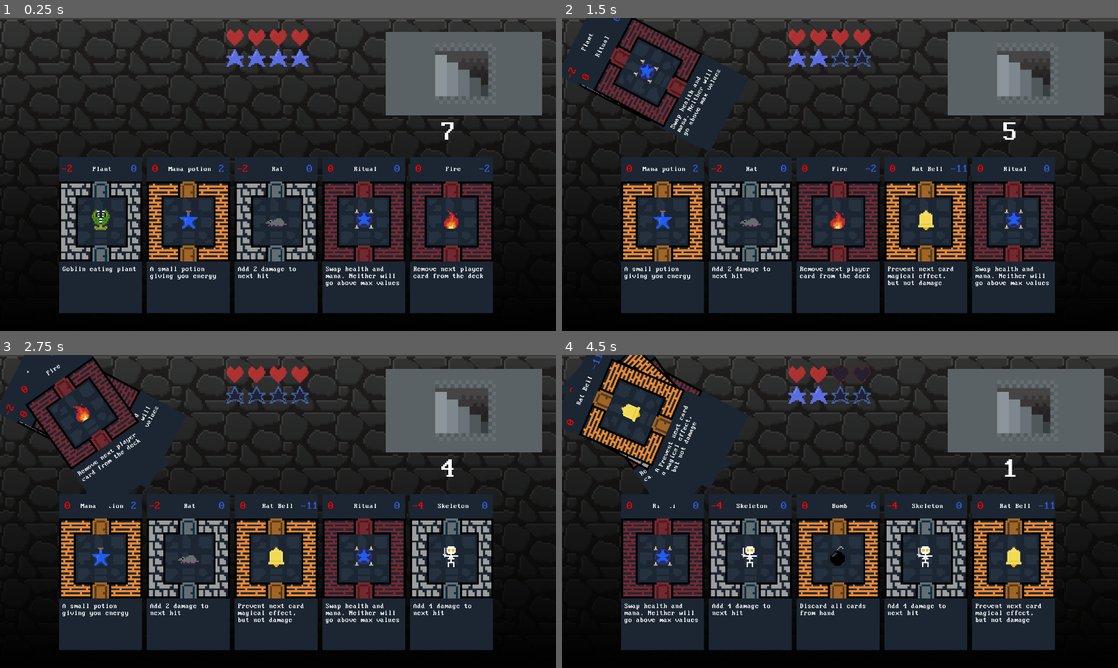
Above: before the commit, frames 1-4 (two rows, left to right).
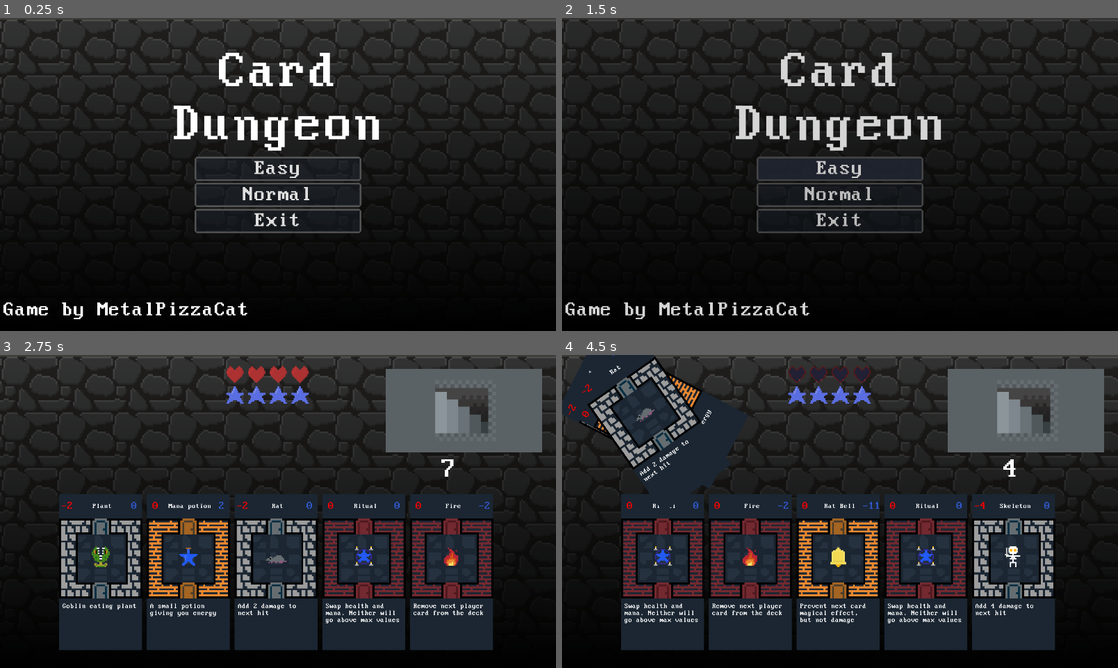
Above: after the commit, the same moments.

Repository: MetalPizzaCat/card-dungeon
Game: Godot game, scene res://scenes/main_menu.tscn
The game is run twice, just before and just after one commit, with the same random seed, the same clock (stepped at 60 frames per second) and the same inputs. Before the commit the project starts from res://scenes/dungeon.tscn.
Inputs (mouse positions are in pixels of both pictures, inside the frame that each line leads up to):
- Up to frame 1 (0.25 s): no input
- Up to frame 2 (1.5 s): click (662, 233) at 0.52 s; click (840, 168) at 1.25 s, where only the run after the commit has a clickable "Easy"
- Up to frame 3 (2.75 s): click (278, 505) at 2 s, where only the run after the commit has a clickable "Easy"
- Up to frame 4 (4.5 s): click (662, 570) at 2.77 s; click (662, 570) at 3.52 s; click (662, 570) at 4.27 s

The runs differ from the first frame. In frame 1, 41% of the frame differs, in the area x 0-98%, y 3-97%; in frame 2, 47%, in the area x 0-98%, y 0-97%; in frame 3, 13%; in frame 4, 11%.
Error after the commit: Cannot call method 'change_scene_to_packed' on a null value. (res://scenes/main_menu.gd:26)

Commit message:
add main menu

Diff:
--- /dev/null
+++ b/difficulties/easy.tres
@@ -0,0 +1,9 @@
+[gd_resource type="Resource" script_class="Difficulty" load_steps=2 format=3 uid="uid://dhjm8j1du734k"]
+
+[ext_resource type="Script" path="res://game/difficulty.gd" id="1_qxocb"]
+
+[resource]
+script = ExtResource("1_qxocb")
+name = "Easy"
+description = "Clear the deck 4 times, with plenty of items and few enemies"
+required_deck_clears = 4
--- /dev/null
+++ b/difficulties/normal.tres
@@ -0,0 +1,9 @@
+[gd_resource type="Resource" script_class="Difficulty" load_steps=2 format=3 uid="uid://cirr7njydwnsv"]
+
+[ext_resource type="Script" path="res://game/difficulty.gd" id="1_mve0c"]
+
+[resource]
+script = ExtResource("1_mve0c")
+name = "Normal"
+description = "Clear the deck 6 times, with new enemies and spells added"
+required_deck_clears = 6
--- /dev/null
+++ b/game/manager.gd
@@ -0,0 +1,4 @@
+extends  Node
+class_name Manager
+
+var difficulty : Difficulty = null
--- a/objects/difficulty_button.gd
+++ b/objects/difficulty_button.gd
@@ -5,7 +5,7 @@
 
 var difficulty : Difficulty:
     get:
-        return difficulty
+        return _difficulty
     set(value):
         _difficulty = value
         text = value.name
--- a/project.godot
+++ b/project.godot
@@ -11,9 +11,13 @@
 [application]
 
 config/name="CardDungeon"
-run/main_scene="res://scenes/dungeon.tscn"
+run/main_scene="res://scenes/main_menu.tscn"
 config/features=PackedStringArray("4.3", "Mobile")
 config/icon="res://icon.svg"
+
+[autoload]
+
+GameManager="*res://game/manager.gd"
 
 [display]
 
--- a/scenes/dungeon.gd
+++ b/scenes/dungeon.gd
@@ -20,6 +20,8 @@
 
 @onready var health_display: StatDisplay = $HealthDisplay
 @onready var mana_display: StatDisplay = $ManaDisplay
+
+@onready var manager : Manager = get_node("/root/GameManager")
 
 @onready var current_deck_size: int:
 	get:
@@ -50,6 +52,8 @@
 
 
 func _ready() -> void:
+	if manager.difficulty != null:
+		print("playing: %s" % manager.difficulty.name)
 	current_deck_size = deck_size
 	draw_initial_cards()
 	health_display.max_value = player.max_health
--- a/scenes/main_menu.gd
+++ b/scenes/main_menu.gd
@@ -1,8 +1,12 @@
 extends Control
 
 @export var difficulties : Array[Difficulty] = []
+@export var card_scene : PackedScene
 
-@onready var options_box : VBoxContainer = $OptionsContainer
+@onready var options_box : VBoxContainer = $OptionsContainer/DifficultyOptions
+
+@onready var manager : Manager = get_node("/root/GameManager")
+@onready var animation_player : AnimationPlayer = $AnimationPlayer
 
 var buttons : Array[DifficultyButton] = []
 
@@ -12,8 +16,14 @@
 		options_box.add_child(btn)
 		buttons.append(btn)
 		btn.difficulty = option
+		btn.selected.connect(_difficulty_selected)
 
 
+func _difficulty_selected(diff : Difficulty) -> void:
+	manager.difficulty = diff
+	animation_player.play("fade_out")
+	await animation_player.animation_finished
+	get_tree().change_scene_to_packed(card_scene)
 
 
 func _on_exit_button_pressed() -> void:
--- a/scenes/main_menu.tscn
+++ b/scenes/main_menu.tscn
@@ -1,9 +1,49 @@
-[gd_scene load_steps=5 format=3 uid="uid://duelks2gfiai"]
+[gd_scene load_steps=12 format=3 uid="uid://duelks2gfiai"]
 
 [ext_resource type="Theme" uid="uid://dgdf26xsndhdf" path="res://themes/game_theme.tres" id="1_1xn57"]
 [ext_resource type="Texture2D" uid="uid://d0w2s8w8a66sa" path="res://textures/rock_wall.png" id="1_bwyvu"]
 [ext_resource type="Texture2D" uid="uid://cwjcqvnt4o8sy" path="res://scenes/gradient.tres" id="2_dcsgs"]
 [ext_resource type="Script" path="res://scenes/main_menu.gd" id="2_k1rnm"]
+[ext_resource type="Script" path="res://game/difficulty.gd" id="3_agm0q"]
+[ext_resource type="Resource" uid="uid://dhjm8j1du734k" path="res://difficulties/easy.tres" id="4_h544q"]
+[ext_resource type="Resource" uid="uid://cirr7njydwnsv" path="res://difficulties/normal.tres" id="5_g73ta"]
+[ext_resource type="PackedScene" uid="uid://bcr3d4de0e2be" path="res://scenes/dungeon.tscn" id="6_5uyfd"]
+
+[sub_resource type="Animation" id="Animation_5ghbh"]
+resource_name = "fade_out"
+tracks/0/type = "value"
+tracks/0/imported = false
+tracks/0/enabled = true
+tracks/0/path = NodePath("ColorRect:color")
+tracks/0/interp = 1
+tracks/0/loop_wrap = true
+tracks/0/keys = {
+"times": PackedFloat32Array(0, 1),
+"transitions": PackedFloat32Array(1, 1),
+"update": 0,
+"values": [Color(0, 0, 0, 0), Color(0, 0, 0, 1)]
+}
+
+[sub_resource type="Animation" id="Animation_0wr1g"]
+length = 0.001
+tracks/0/type = "value"
+tracks/0/imported = false
+tracks/0/enabled = true
+tracks/0/path = NodePath("ColorRect:color")
+tracks/0/interp = 1
+tracks/0/loop_wrap = true
+tracks/0/keys = {
+"times": PackedFloat32Array(0),
+"transitions": PackedFloat32Array(1),
+"update": 0,
+"values": [Color(0, 0, 0, 0)]
+}
+
+[sub_resource type="AnimationLibrary" id="AnimationLibrary_5gkix"]
+_data = {
+"RESET": SubResource("Animation_0wr1g"),
+"fade_out": SubResource("Animation_5ghbh")
+}
 
 [node name="MainMenu" type="Control"]
 layout_mode = 3
@@ -14,6 +54,8 @@
 grow_vertical = 2
 theme = ExtResource("1_1xn57")
 script = ExtResource("2_k1rnm")
+difficulties = Array[ExtResource("3_agm0q")]([ExtResource("4_h544q"), ExtResource("5_g73ta")])
+card_scene = ExtResource("6_5uyfd")
 
 [node name="TextureRect" type="TextureRect" parent="."]
 layout_mode = 0
@@ -63,10 +105,6 @@
 grow_horizontal = 2
 grow_vertical = 2
 
-[node name="ExitButton" type="Button" parent="MainOptions"]
-layout_mode = 2
-text = "Exit"
-
 [node name="Label" type="Label" parent="."]
 layout_mode = 0
 offset_left = 8.0
@@ -90,13 +128,26 @@
 grow_horizontal = 2
 grow_vertical = 2
 
-[node name="BackButton" type="Button" parent="OptionsContainer"]
-visible = false
+[node name="DifficultyOptions" type="VBoxContainer" parent="OptionsContainer"]
 layout_mode = 2
-text = "Back"
 
-[node name="ExitButton" type="Button" parent="OptionsContainer"]
+[node name="ExitButton2" type="Button" parent="OptionsContainer"]
 layout_mode = 2
 text = "Exit"
 
-[connection signal="pressed" from="OptionsContainer/ExitButton" to="." method="_on_exit_button_pressed"]
+[node name="AnimationPlayer" type="AnimationPlayer" parent="."]
+libraries = {
+"": SubResource("AnimationLibrary_5gkix")
+}
+
+[node name="ColorRect" type="ColorRect" parent="."]
+layout_mode = 1
+anchors_preset = 15
+anchor_right = 1.0
+anchor_bottom = 1.0
+grow_horizontal = 2
+grow_vertical = 2
+mouse_filter = 2
+color = Color(0, 0, 0, 0)
+
+[connection signal="pressed" from="OptionsContainer/ExitButton2" to="." method="_on_exit_button_pressed"]
